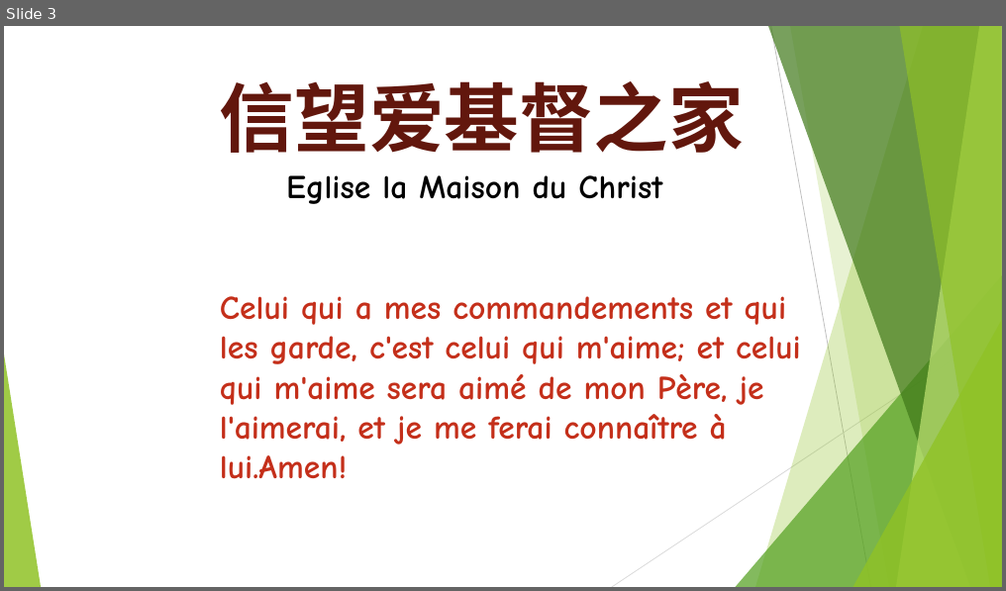
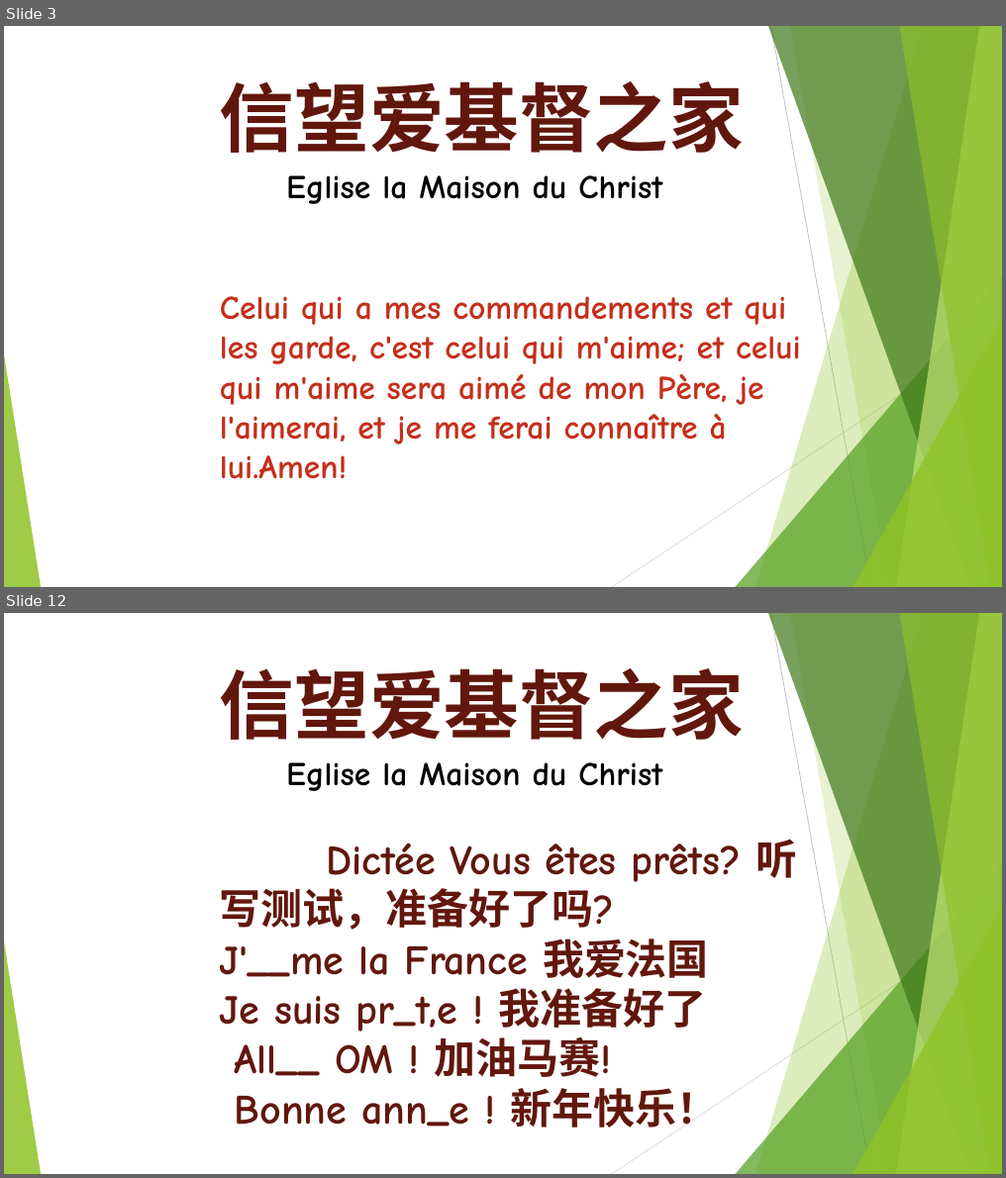
Before and after one commit to WANGZijian1994/SildePPT, a slide deck: 2026-02-22 法语课.pptx. Shown one above the other, each under a label of ours: slide 3 before the commit, slides 3 and 12 after it; the slides between them are not shown. The pictures are 1006x591 and 1006x1178 pixels, drawn with LibreOffice and Linux fonts; fonts in the diff are those of the drawing. Boxes give left, top, right and bottom in pixels: in the first picture for what was removed or moved away, otherwise in the second. Text is boxed around its words. In the diff, an @@ line names an element or a change of style, - is before the commit and + after.

```diff
--- a/2026-02-22 法语课.pptx
+++ b/2026-02-22 法语课.pptx
@@ slide 12 added at (4,613,1002,1174), background #FFFFFF; not listed: 10 template elements that a slide beside it also shows @@
@@ text added at (220,668,797,1128), 40 pt, text #62170D, bold @@
+信望爱基督之家
+Eglise la Maison du Christ
+Dictée Vous êtes prêts? 听写测试，准备好了吗?
+J'__me la France 我爱法国
+Je suis pr_t,e ! 我准备好了
+All__ OM ! 加油马赛!
+Bonne ann_e ! 新年快乐！
```
Also in this commit, not shown: 22 other slides added, 3 other files.
